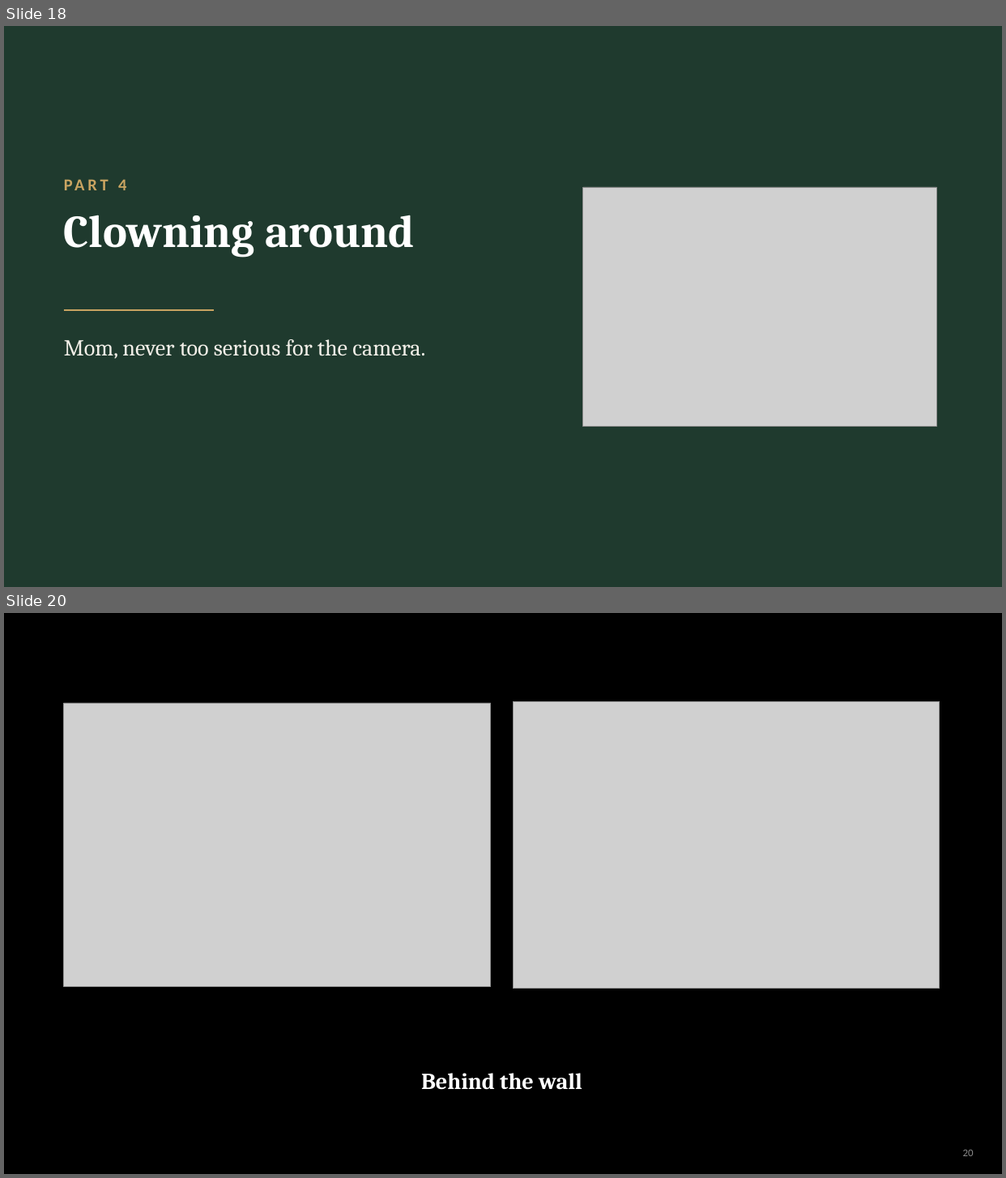
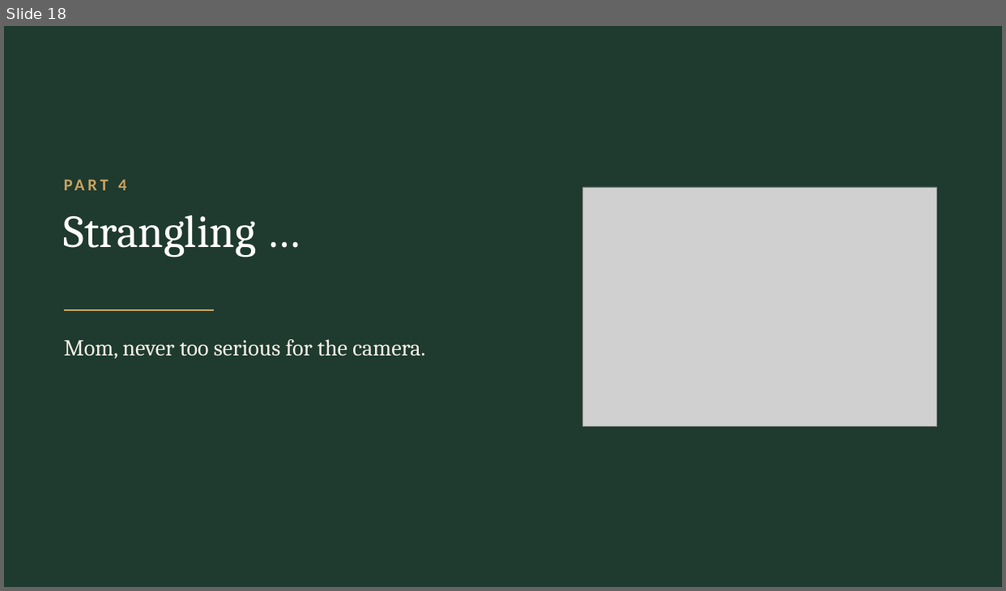
Before and after one commit to arrestle/bobbie-memorial, a slide deck: For Phillip/phillip-slides.pptx. Shown one above the other, each under a label of ours: slides 18 and 20 before the commit, slide 18 after it; the slides between them are not shown. The pictures are 1006x1178 and 1006x591 pixels, drawn with LibreOffice and Linux fonts; fonts in the diff are those of the drawing; grey boxes stand for pictures. Boxes give left, top, right and bottom in pixels: in the first picture for what was removed or moved away, otherwise in the second. Text is boxed around its words. In the diff, an @@ line names an element or a change of style, - is before the commit and + after.

```diff
--- a/For Phillip/phillip-slides.pptx
+++ b/For Phillip/phillip-slides.pptx
@@ slide 20 removed at [4, 613, 1002, 1174], background #000000 @@
@@ picture removed at [64, 703, 491, 987] @@
@@ picture removed at [513, 701, 940, 988] @@
@@ text removed at [421, 1073, 582, 1090] @@
-Behind the wall
@@ page number removed at [963, 1150, 974, 1157] @@
-20
@@ slide 18 changed as well @@
@@ text removed at [64, 215, 415, 257] @@
-Clowning around
@@ text added at [64, 216, 256, 257], 44 pt, text #FFFFFF @@
+Strangling …
```
Also in this commit, not shown: 17 other slides changed, 2 slides added, 1 other slide removed.
